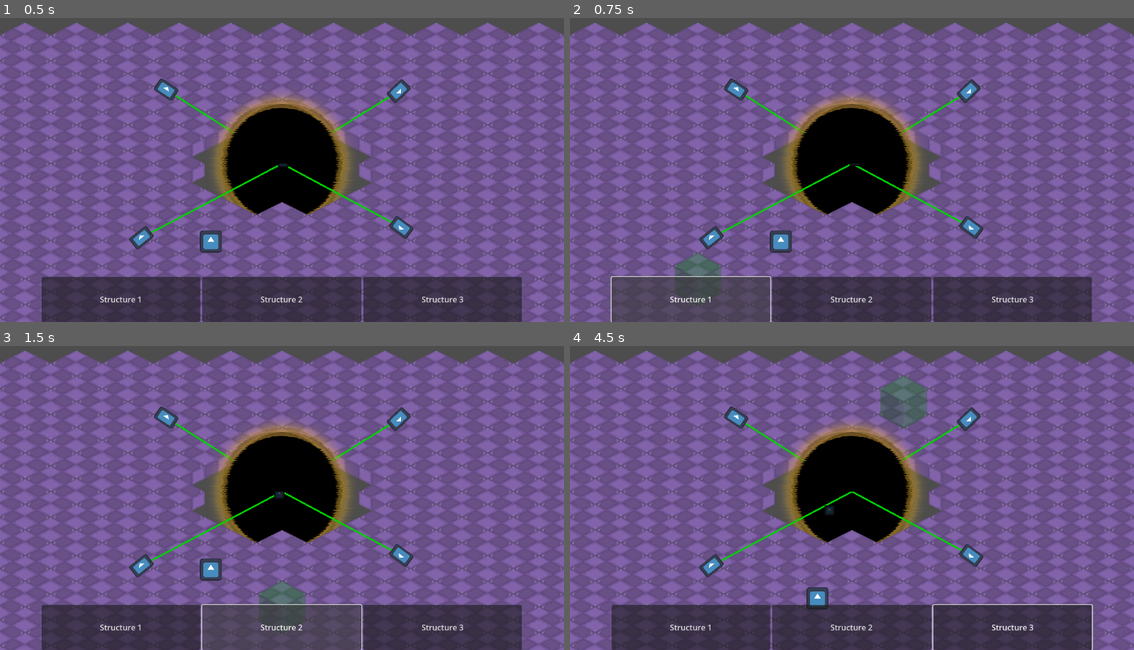
Above: before the commit, frames 1-4 (two rows, left to right).
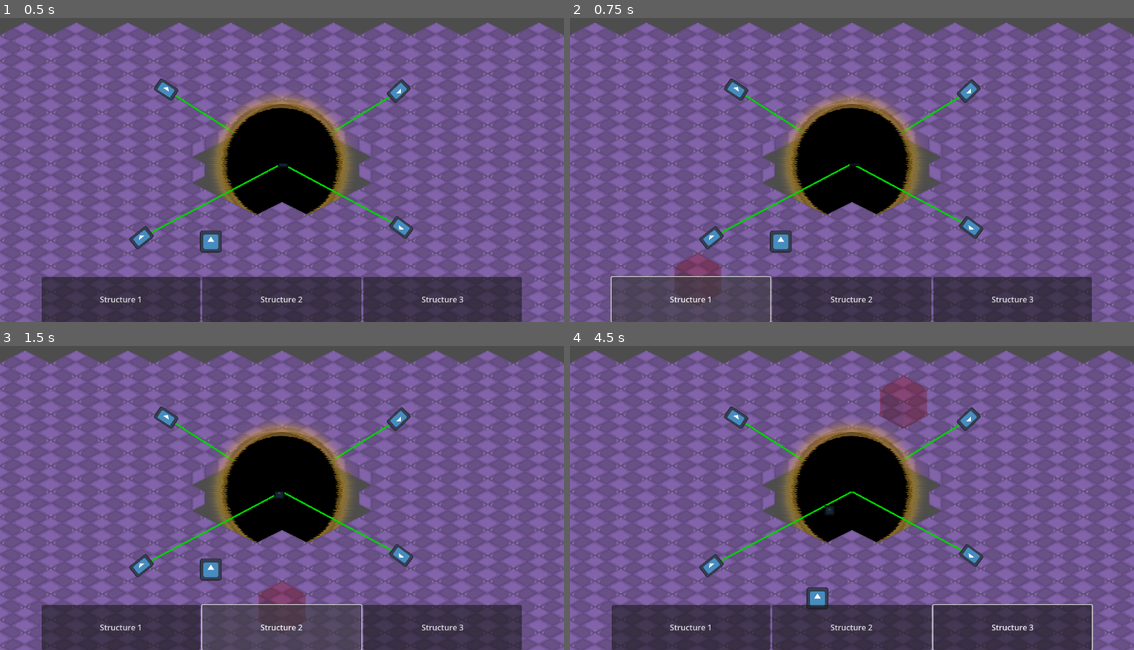
Above: after the commit, the same moments.

Repository: jkostello/Godot-Wild-Jam-69
Game: Godot game, scene res://level.tscn
Two runs of this game, one before a commit and one after it. Both use one fixed random seed, a clock stepped at 60 frames per second and the inputs below. The engine's default icon, where the game draws it, is replaced by a stand-in: a white triangle on a blue panel in a dark square.
Inputs (mouse positions are in pixels of both pictures, inside the frame that each line leads up to):
- Up to frame 1 (0.5 s): no input
- Up to frame 2 (0.75 s): click "Structure 1" at 0.5 s
- Up to frame 3 (1.5 s): click "Structure 2" at 1.25 s
- Up to frame 4 (4.5 s): click "Structure 3" at 2 s; tap Enter at 2.75 s; move the mouse to (976, 476) at 2.77 s; hold D (right) 2.78-3.53 s; click (976, 476) at 2.92 s; tap Space at 3.02, 3.77 s; move the mouse to (739, 507) at 3.52 s; hold S (down) 3.53-4.28 s; move the mouse to (908, 422) at 4.27 s; hold D (right) from 4.28 s (still down)

Frame 1 is identical in both runs. In frame 2, 0.4% of the frame differs, in the area x 18-27%, y 77-85%; in frame 3, 0.4%; in frame 4, 1.1%, in the area x 54-64%, y 9-28%.
Error before the commit: Invalid access to property or key 'position' on a base object of type 'null instance'. (res://structure_handler.gd:33)

Commit message:
player set

Diff:
--- a/enemy.gd
+++ b/enemy.gd
@@ -21,7 +21,7 @@
 			if t_dist < global_position.distance_to(closest_target) and t_dist < 200.0: # 200.0 should be turret range
 				closest_target = t.global_position
 
-	if not closest_target:
+	if not closest_target: # Checks if
 		if get_tree().get_first_node_in_group("Laser"):
 			closest_target = get_tree().get_first_node_in_group("Laser").global_position
 			for l in get_tree().get_nodes_in_group("Laser"):
--- a/level.tscn
+++ b/level.tscn
@@ -34,6 +34,7 @@
 
 [node name="structure_handler" parent="CanvasLayer" instance=ExtResource("1_7h3wo")]
 metadata/activeTilemap = NodePath("../../TileMap")
+metadata/playerNode = NodePath("../../Player")
 
 [node name="Player" parent="." groups=["Player"] instance=ExtResource("5_w3uvl")]
 z_index = 1
